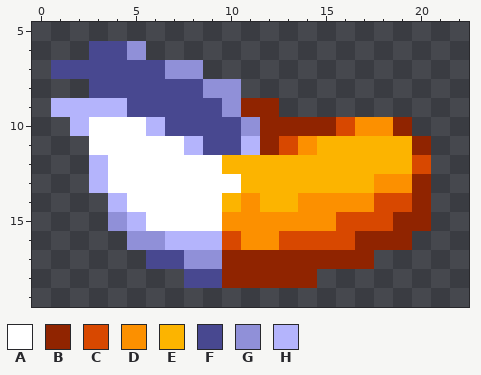
Two states of a pixel-art sprite, sprites/images/spr_tail_2_3.png. Above is the file before it was changed.
The file is 46x28 pixels. Shown: x 0..22, y 5..19.
Palette (. is transparent): A #ffffff  B #902400  C #d84800  D #fc9000  E #fcb400  F #484890  G #9090d8  H #b4b4fc
Pixels before, first column x 1:
 6 ..FFG...............
 7 FFFFFFGG............
 8 ..FFFFFFGG..........
 9 HHHHFFFFFGBB........
10 .HAAAHFFFFGBBBBCDDB.
11 ..AAAAAHFFHBCDEEEEEB
12 ..HAAAAAAEEEEEEEEEEC
13 ..HAAAAAAAEEEEEEEDDB
14 ...HAAAAAEDEEDDDDCCB
15 ...GHAAAADDDDDDCCCBB
16 ....GGHHHCDDCCCCBBB.
17 .....FFGGBBBBBBBB...
18 .......FFBBBBB......
Once edited:
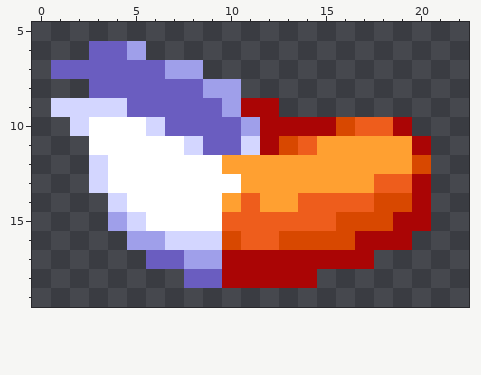
Difference:
colour B: #902400 -> #aa0505
colour D: #fc9000 -> #ee5d1c
colour E: #fcb400 -> #ffa031
colour F: #484890 -> #6a5dc0
colour G: #9090d8 -> #9f9fea
colour H: #b4b4fc -> #d3d6ff
Changed places in both pictures, as pixel boxes (x1, y1, x2, y2):
changed: (51, 41, 431, 288)
